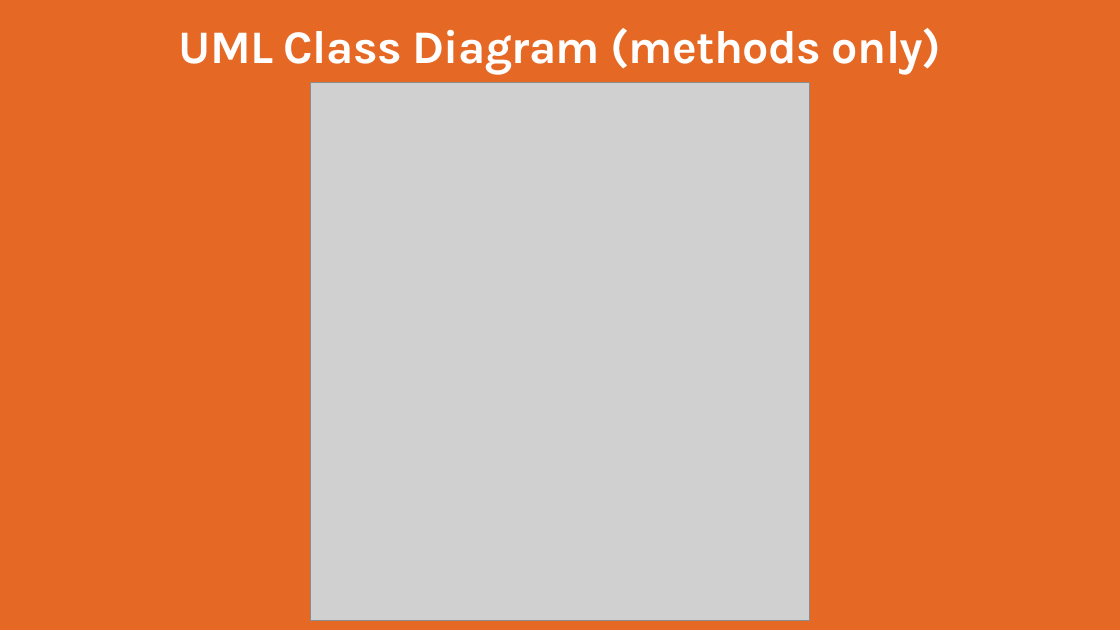
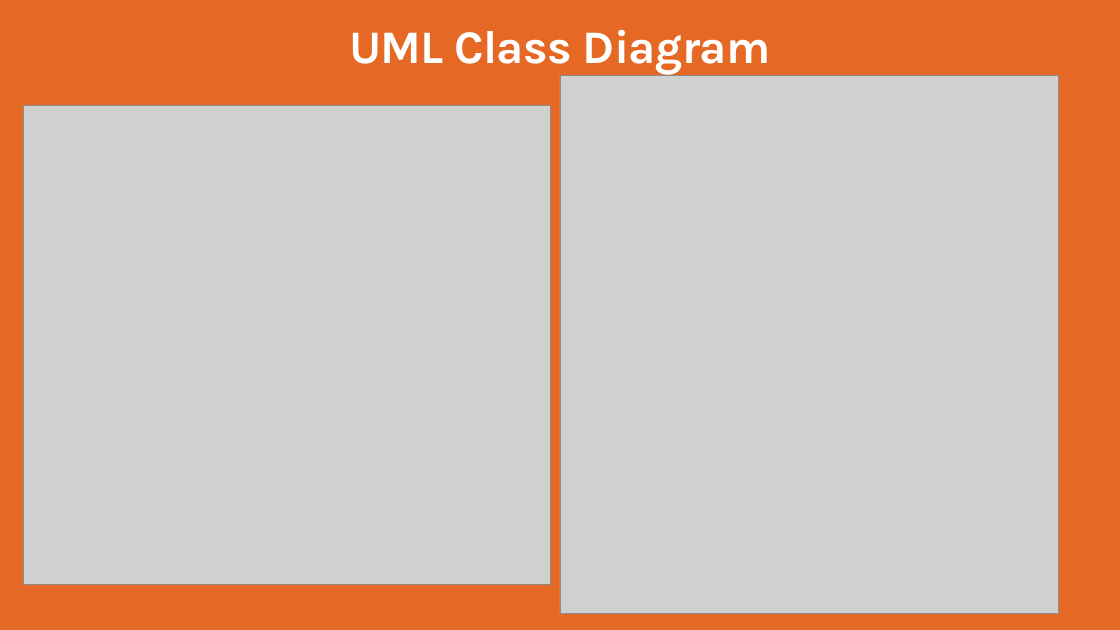
Before and after one commit to KaziRifatMorshed/student-database-oop-java-swing, a slide deck: slide 8 of Presentation.pptx. Drawn at 1120x630 pixels with LibreOffice and Linux fonts; fonts in the diff are those of the drawing; grey boxes stand for pictures; background and template pictures are left out. Boxes give left, top, right and bottom in pixels: in the first picture for what was removed or moved away, otherwise in the second. Text is boxed around its words. In the diff, an @@ line names an element or a change of style, - is before the commit and + after.

```diff
--- a/Presentation.pptx
+++ b/Presentation.pptx
@@ title at (349,29,771,74): text changed @@
-UML Class Diagram (methods only)
+UML Class Diagram
@@ picture: place and size @@
-picture at (311,82,809,621)
+picture at (560,76,1059,614)
@@ picture added at (23,105,550,584) @@
```
Also in this commit, not shown: 4 other slides changed, 4 other files.
